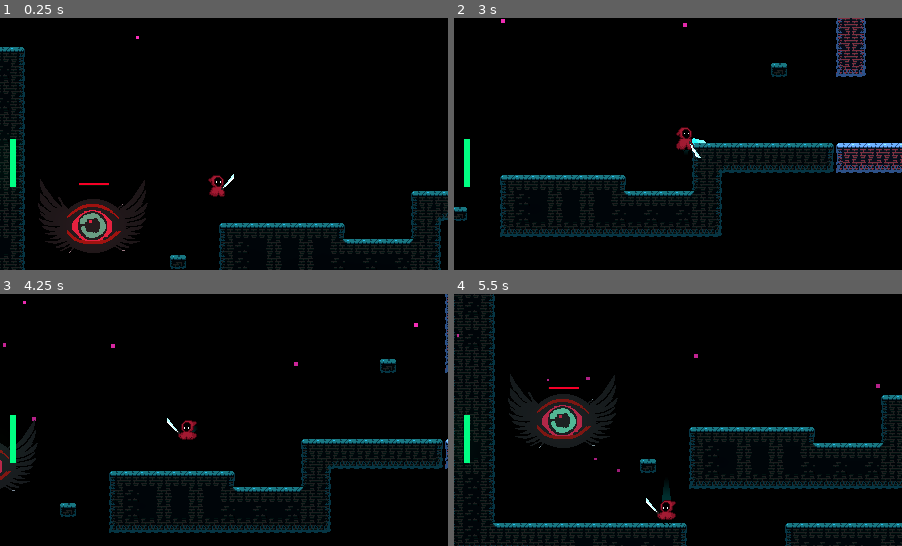
Above: before the commit, frames 1-4 (two rows, left to right).
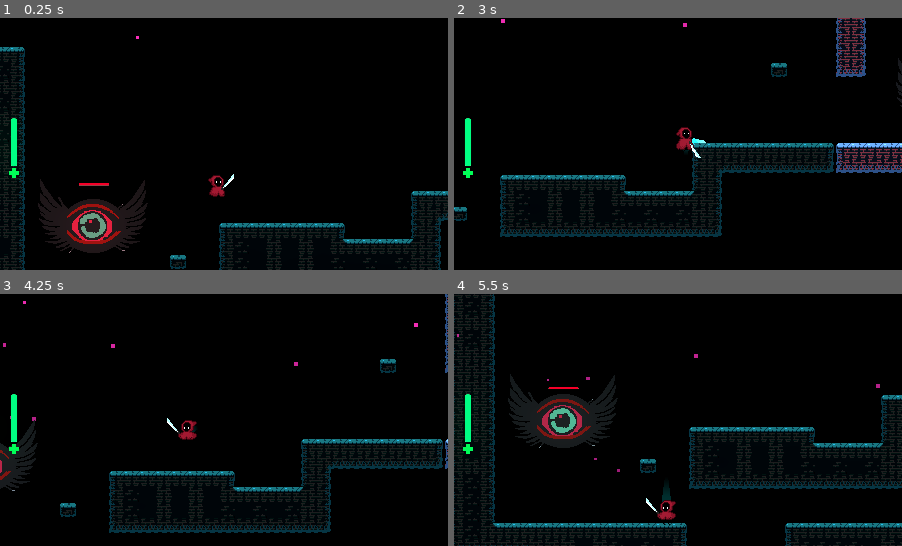
Above: after the commit, the same moments.

Repository: Driannn/AcerolaJam0
Game: Godot game, scene res://Scenes/Main scene/main_scene.tscn
The game is run twice, just before and just after one commit, with the same random seed, the same clock (stepped at 60 frames per second) and the same inputs.
Inputs (mouse positions are in pixels of both pictures, inside the frame that each line leads up to):
- Up to frame 1 (0.25 s): no input
- Up to frame 2 (3 s): tap Enter (ui_accept) at 0.5 s; move the mouse to (776, 131) at 0.52 s; hold D (move_right) 0.53-1.28 s; tap X (attack) at 0.6, 2.85 s; click (776, 131) at 0.67 s; tap Space (jump) at 0.77, 1.52 s; move the mouse to (588, 156) at 1.27 s; hold S 1.28-2.03 s; tap C (dash) at 1.35 s; move the mouse to (722, 88) at 2.02 s; hold D (move_right) 2.03-2.78 s; hold F 2.03-2.78 s; move the mouse to (655, 194) at 2.77 s; hold W from 2.78 s (still down); click (655, 194) at 2.92 s
- Up to frame 3 (4.25 s): tap Space (jump) at 3.02, 3.77 s; move the mouse to (358, 457) at 3.52 s; release W at 3.53 s; hold A (move_left) from 3.53 s (still down); tap C (dash) at 3.6 s
- Up to frame 4 (5.5 s): move the mouse to (543, 382) at 4.27 s; tap F at 4.35 s; tap Space (jump) at 4.52 s; move the mouse to (700, 420) at 5.02 s; release A (move_left) at 5.03 s; hold S from 5.03 s (still down); tap X (attack) at 5.1 s; click (700, 420) at 5.17 s

The runs differ from the first frame. In frame 1, 0.3% of the frame differs, in the area x 2-25%, y 39-68%; in frame 2, 0.4%, in the area x 2-100%, y 15-68%; in frame 3, 0.3%; in frame 4, 0.3%.

Commit message:
better haalth bar

Diff:
--- a/Scenes/Entities/eye_enemy.tscn
+++ b/Scenes/Entities/eye_enemy.tscn
@@ -6,6 +6,7 @@
 [ext_resource type="Script" path="res://Scenes/Entities/EnemyHurtBox.gd" id="3_xf7gy"]
 [ext_resource type="Script" path="res://Scenes/Entities/EnemyHitBox.gd" id="4_o33od"]
 [ext_resource type="PackedScene" uid="uid://4far1tugdhd" path="res://Scenes/UI/heath_bar.tscn" id="4_qwtri"]
+[ext_resource type="Texture2D" uid="uid://mni3i2jaf0s" path="res://Assets/Icons/steamdeck_dpad.png" id="7_hw0co"]
 
 [sub_resource type="CapsuleShape2D" id="CapsuleShape2D_40hdv"]
 radius = 28.0
@@ -224,3 +225,13 @@
 scale = Vector2(0.128285, 0.261161)
 destroy_on_zero_health = true
 destroy_node = NodePath("..")
+
+[node name="SteamdeckDpad" type="Sprite2D" parent="HeathBar"]
+visible = false
+modulate = Color(0, 1.1, 0.337, 1)
+z_index = 5
+position = Vector2(-31.1806, 3.82906)
+rotation = 1.57081
+scale = Vector2(0.109041, 0.340755)
+skew = -1.0252e-05
+texture = ExtResource("7_hw0co")
--- a/Scenes/Main scene/main_scene.tscn
+++ b/Scenes/Main scene/main_scene.tscn
@@ -1,20 +1,13 @@
-[gd_scene load_steps=12 format=3 uid="uid://k7uj7aa54yyh"]
+[gd_scene load_steps=10 format=3 uid="uid://k7uj7aa54yyh"]
 
 [ext_resource type="PackedScene" uid="uid://dyw6lbmwpmdb3" path="res://Scenes/Logic/game_manager.tscn" id="1_52f01"]
 [ext_resource type="PackedScene" uid="uid://cprdctgkrpvbo" path="res://Scenes/VFX/SnowGeneratorCPU.tscn" id="2_0g361"]
 [ext_resource type="PackedScene" uid="uid://db4ivmgtxggnu" path="res://Scenes/TileMaps/my_tile_map1.tscn" id="2_b388d"]
 [ext_resource type="PackedScene" uid="uid://bubsfc3tvkdsb" path="res://Scenes/Player/my_player.tscn" id="3_8oym4"]
-[ext_resource type="PackedScene" uid="uid://conia6omml2ck" path="res://Scenes/Logic/path_follow_2d.tscn" id="5_akkuq"]
 [ext_resource type="Script" path="res://addons/phantom_camera/scripts/phantom_camera/phantom_camera_2D.gd" id="5_d018c"]
 [ext_resource type="PackedScene" uid="uid://cldxd32efc4gh" path="res://Scenes/Entities/eye_enemy.tscn" id="7_rwyoi"]
 [ext_resource type="PackedScene" uid="uid://cwo3p17l08hsm" path="res://Scenes/UI/GameOverScreen.tscn" id="7_y7ix1"]
 [ext_resource type="PackedScene" uid="uid://m5qqeskwgghk" path="res://Scenes/UI/pause_menu.tscn" id="8_eje1u"]
-
-[sub_resource type="Curve2D" id="Curve2D_d2ddp"]
-_data = {
-"points": PackedVector2Array(0, 0, 0, 0, 515, 151, 0, 0, 0, 0, 867, 153, 0, 0, 0, 0, 866, 150, 0, 0, 0, 0, 515, 148, 0, 0, 0, 0, 515, 151)
-}
-point_count = 5
 
 [sub_resource type="Environment" id="Environment_5iead"]
 background_mode = 3
@@ -81,15 +74,8 @@
 [node name="EyeEnemy4" parent="EntityContainer/Enemies" instance=ExtResource("7_rwyoi")]
 position = Vector2(-30, 207)
 
-[node name="Path2D" type="Path2D" parent="EntityContainer/Enemies"]
-curve = SubResource("Curve2D_d2ddp")
-
-[node name="PathFollow2D" parent="EntityContainer/Enemies/Path2D" instance=ExtResource("5_akkuq")]
-speed = 0.5
-
-[node name="EyeEnemy" parent="EntityContainer/Enemies/Path2D/PathFollow2D" instance=ExtResource("7_rwyoi")]
-position = Vector2(31.9536, -9.16356)
-rotation = -0.00511505
+[node name="EyeEnemy" parent="EntityContainer/Enemies" instance=ExtResource("7_rwyoi")]
+position = Vector2(547, 142)
 
 [node name="Cameras" type="Node2D" parent="."]
 process_mode = 1
--- a/Scenes/Player/my_player.tscn
+++ b/Scenes/Player/my_player.tscn
@@ -7,6 +7,7 @@
 [ext_resource type="PackedScene" uid="uid://4far1tugdhd" path="res://Scenes/UI/heath_bar.tscn" id="4_2c6ax"]
 [ext_resource type="PackedScene" uid="uid://3rebuh30qoem" path="res://Scenes/Items/weapon_sword.tscn" id="4_kf80v"]
 [ext_resource type="Script" path="res://Scenes/Player/ObjectTrail.gd" id="5_p5b07"]
+[ext_resource type="Texture2D" uid="uid://mni3i2jaf0s" path="res://Assets/Icons/steamdeck_dpad.png" id="5_y2f5t"]
 
 [sub_resource type="CapsuleShape2D" id="CapsuleShape2D_meodc"]
 radius = 5.0
@@ -18,6 +19,10 @@
 
 [sub_resource type="StyleBoxFlat" id="StyleBoxFlat_aeibh"]
 bg_color = Color(0, 0.721569, 0.337255, 1)
+corner_radius_top_left = 50
+corner_radius_top_right = 50
+corner_radius_bottom_right = 50
+corner_radius_bottom_left = 50
 
 [sub_resource type="Animation" id="Animation_jukvn"]
 length = 0.001
@@ -256,14 +261,23 @@
 [node name="HeathBar" parent="Camera2D" instance=ExtResource("4_2c6ax")]
 unique_name_in_owner = true
 self_modulate = Color(2, 1.5, 1.5, 1)
-offset_left = -214.0
-offset_top = 43.0
-offset_right = 87.0
-offset_bottom = 55.0
+offset_left = -213.0
+offset_top = 22.0
+offset_right = 88.0
+offset_bottom = 34.0
 rotation = -1.5708
 scale = Vector2(0.158147, 0.494211)
 size_flags_horizontal = 0
 theme_override_styles/fill = SubResource("StyleBoxFlat_aeibh")
+
+[node name="SteamdeckDpad" type="Sprite2D" parent="Camera2D/HeathBar"]
+modulate = Color(0, 1.1, 0.337, 1)
+z_index = 5
+position = Vector2(-44.2628, 6.07025)
+rotation = 1.57081
+scale = Vector2(0.21679, 0.677471)
+skew = -1.0252e-05
+texture = ExtResource("5_y2f5t")
 
 [node name="AnimationPlayer" type="AnimationPlayer" parent="."]
 unique_name_in_owner = true
@@ -300,7 +314,7 @@
 
 [node name="DashCooldown" type="Timer" parent="."]
 unique_name_in_owner = true
-wait_time = 0.25
+wait_time = 0.4
 one_shot = true
 
 [connection signal="timeout" from="DashDurantion" to="." method="_on_dash_durantion_timeout"]
--- a/Scenes/UI/heath_bar.tscn
+++ b/Scenes/UI/heath_bar.tscn
@@ -6,9 +6,17 @@
 
 [sub_resource type="StyleBoxFlat" id="StyleBoxFlat_paoep"]
 bg_color = Color(0.964706, 0, 0.160784, 1)
+corner_radius_top_left = 50
+corner_radius_top_right = 50
+corner_radius_bottom_right = 50
+corner_radius_bottom_left = 50
 
 [sub_resource type="StyleBoxFlat" id="StyleBoxFlat_fcrsq"]
 bg_color = Color(0.0313726, 0.0862745, 0, 1)
+corner_radius_top_left = 50
+corner_radius_top_right = 50
+corner_radius_bottom_right = 50
+corner_radius_bottom_left = 50
 expand_margin_left = 1.0
 expand_margin_top = 1.0
 expand_margin_right = 1.0
@@ -18,6 +26,10 @@
 
 [sub_resource type="StyleBoxFlat" id="StyleBoxFlat_55nes"]
 bg_color = Color(1, 1, 1, 1)
+corner_radius_top_left = 50
+corner_radius_top_right = 50
+corner_radius_bottom_right = 50
+corner_radius_bottom_left = 50
 
 [node name="HeathBar" type="ProgressBar"]
 z_index = 1
--- /dev/null
+++ b/Scenes/VFX/blood.tscn
@@ -0,0 +1,19 @@
+[gd_scene load_steps=2 format=3 uid="uid://d1xa5wkjocc2y"]
+
+[ext_resource type="Script" path="res://Scenes/VFX/Blood.gd" id="1_ar165"]
+
+[node name="Blood" type="CPUParticles2D"]
+amount = 32
+lifetime = 0.25
+explosiveness = 1.0
+gravity = Vector2(0, 0)
+initial_velocity_max = 43.92
+scale_amount_min = 0.5
+scale_amount_max = 0.5
+color = Color(1, 0.109804, 0.12549, 1)
+script = ExtResource("1_ar165")
+
+[node name="Timer" type="Timer" parent="."]
+wait_time = 0.15
+
+[connection signal="timeout" from="Timer" to="." method="_on_timer_timeout"]
Binary file added: Assets/Icons/steamdeck_dpad.png
Not shown, added: Assets/Icons/steamdeck_dpad.png.import
Not shown: 1 places in Scenes/Entities/eye_enemy.tscn that only renumber resources
Not shown: 1 places in Scenes/Player/my_player.tscn that only renumber resources
